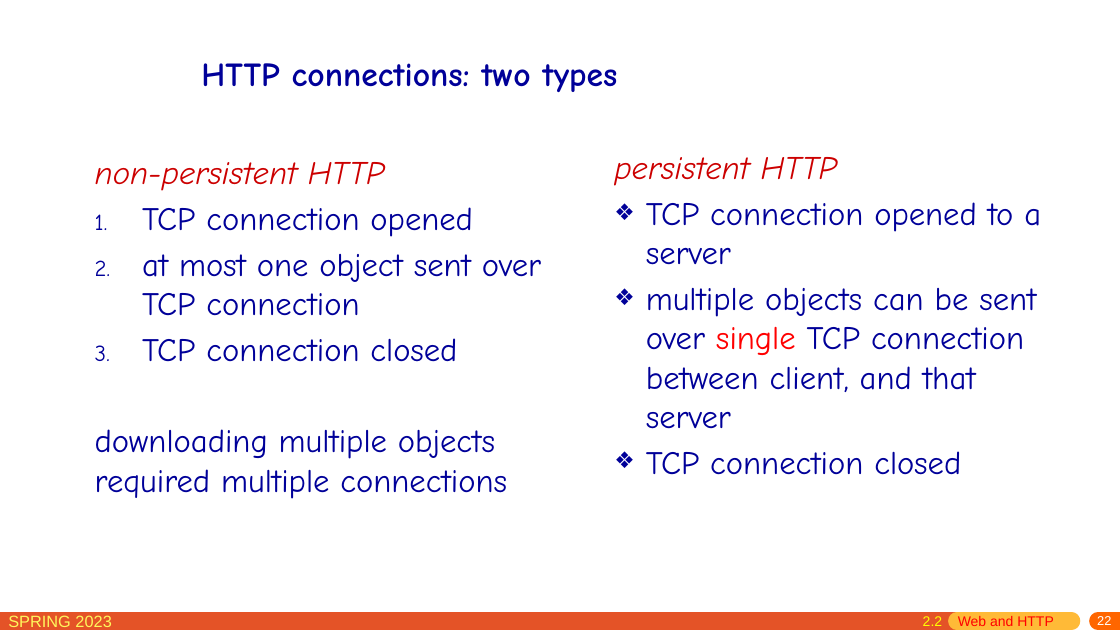
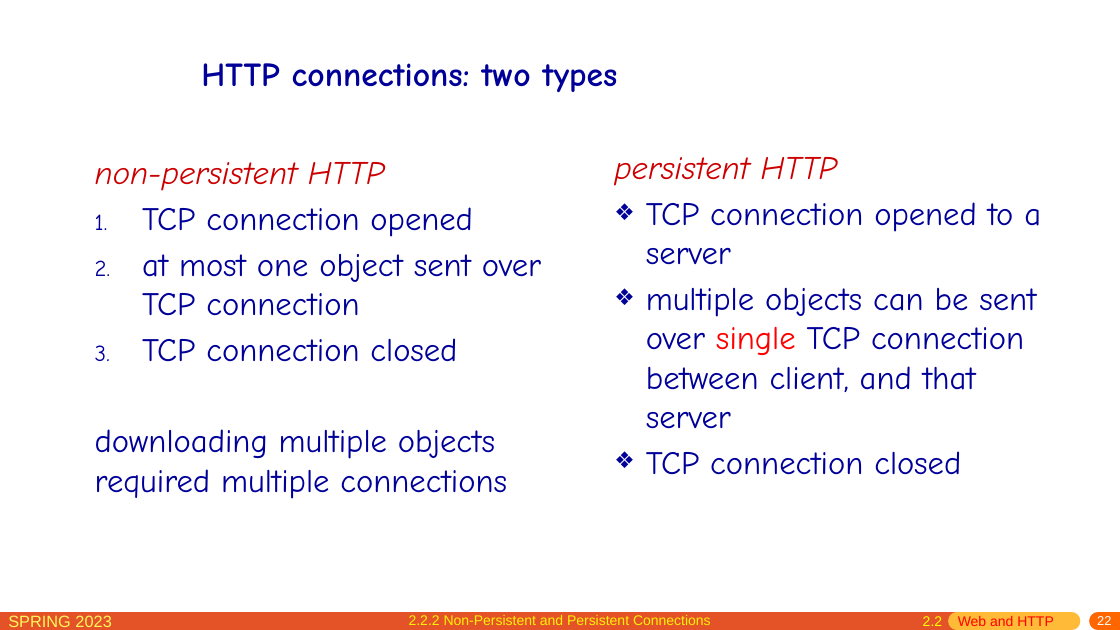
Before and after one commit to network-whu/slides, a slide deck: slide 22 of pptx/chapter2.pptx. Drawn at 1120x630 pixels with LibreOffice and Linux fonts; fonts in the diff are those of the drawing. Boxes give left, top, right and bottom in pixels: in the first picture for what was removed or moved away, otherwise in the second. Text is boxed around its words. In the diff, an @@ line names an element or a change of style, - is before the commit and + after.

```diff
--- a/pptx/chapter2.pptx
+++ b/pptx/chapter2.pptx
@@ text added at [409, 615, 711, 625], 12 pt, text #FFF105 @@
+2.2.2 Non-Persistent and Persistent Connections
```
Also in this commit, not shown: 28 other slides changed.
